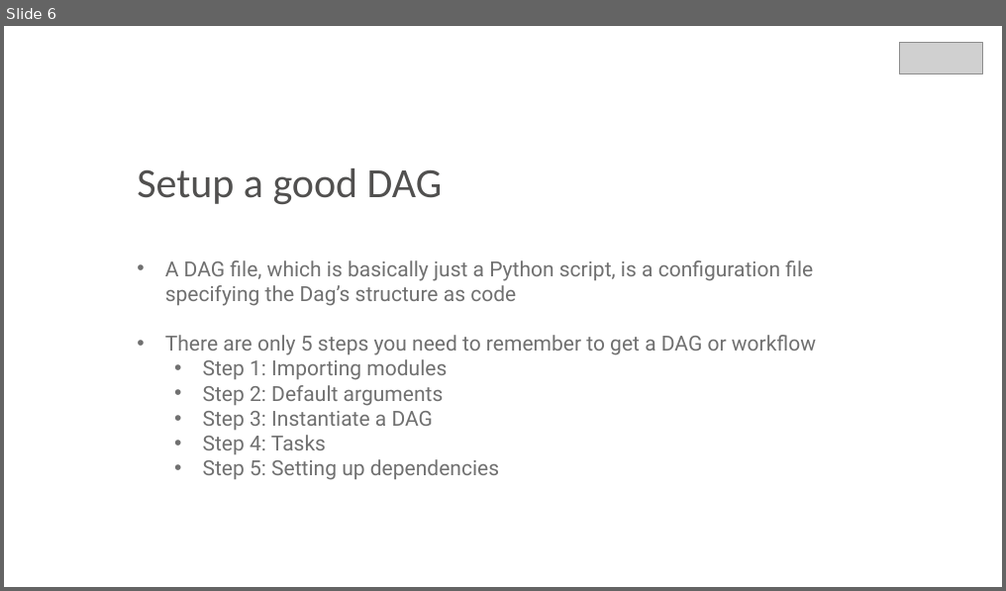
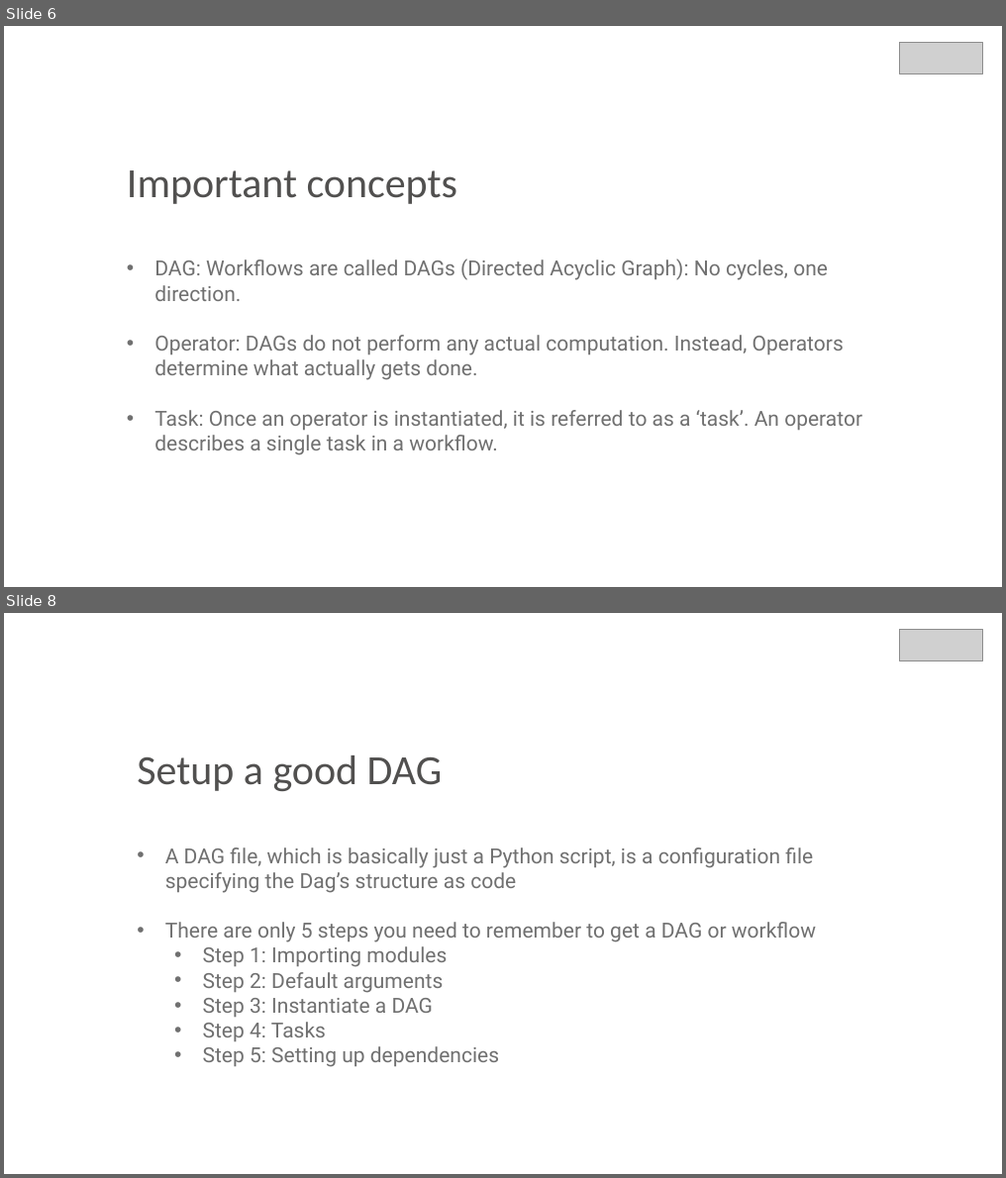
Before and after one commit to AndrewDufresne/numpy-cn, a slide deck: Weekly_sharing_Andrew.pptx. Shown one above the other, each under a label of ours: slide 6 before the commit, slides 6 and 8 after it; the slides between them are not shown. The pictures are 1006x591 and 1006x1178 pixels, drawn with LibreOffice and Linux fonts; fonts in the diff are those of the drawing; grey boxes stand for pictures. Boxes give left, top, right and bottom in pixels: in the first picture for what was removed or moved away, otherwise in the second. Text is boxed around its words. In the diff, an @@ line names an element or a change of style, - is before the commit and + after.

```diff
--- a/Weekly_sharing_Andrew.pptx
+++ b/Weekly_sharing_Andrew.pptx
@@ slide 6 added at <box>4,26,1002,587</box>, background #FFFFFF @@
@@ picture added at <box>900,43,982,74</box> @@
@@ text added at <box>127,171,457,204</box>, 40 pt, text #51504F @@
+Important concepts
@@ text added at <box>154,259,862,456</box>, 20 pt, text #707070 @@
+• DAG: Workflows are called DAGs (Directed Acyclic Graph): No cycles, one direction.
+• Operator: DAGs do not perform any actual computation. Instead, Operators determine what actually gets done.
+• Task: Once an operator is instantiated, it is referred to as a ‘task’. An operator describes a single task in a workflow.
@@ what was slide 6 is now slide 8 @@
```
Also in this commit, not shown: 1 slide changed, 1 other slide added.
